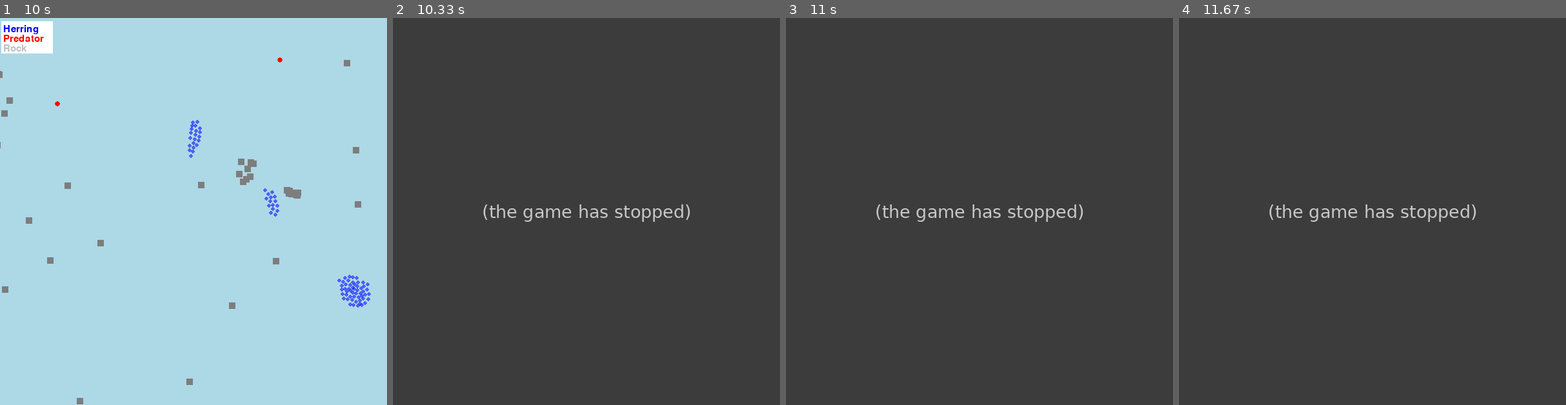
Above: before the commit, frames 1-4 (left to right).
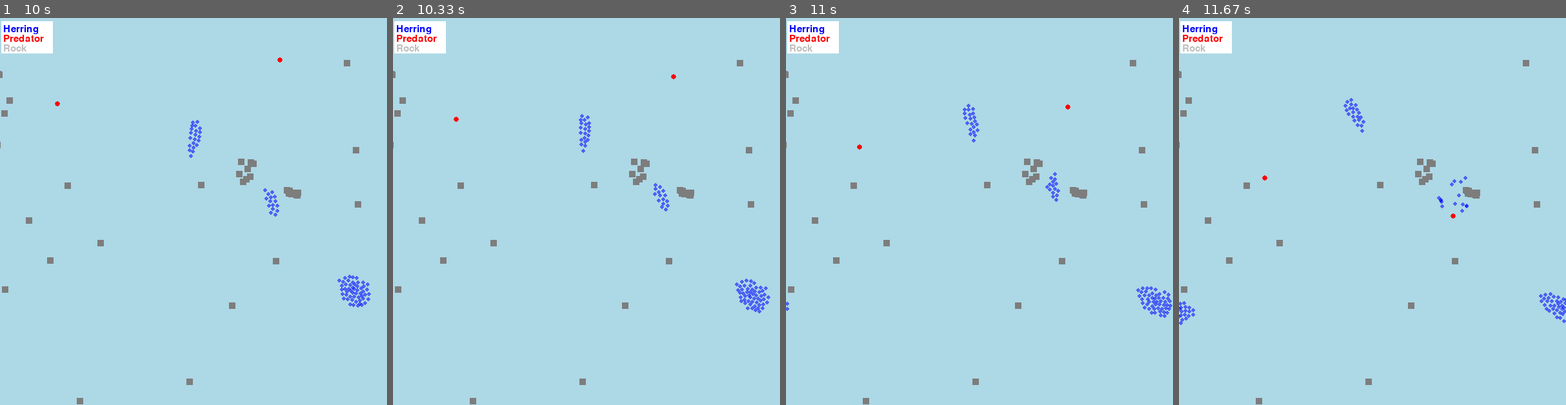
Above: after the commit, the same moments.

Repository: suus-stack/PCA
Game: pygame game, started from code/gamefish.py
Same seed, same stepped clock (60 frames per second), same inputs: the game is played once before the commit and once after it.
Inputs:
- Up to frame 1 (10 s): no input
- Up to frame 2 (10.33 s): no input
- Up to frame 3 (11 s): no input
- Up to frame 4 (11.67 s): no input

Frame 1 is identical in both runs. In frame 2, 100% of the frame differs, in the area x 0-100%, y 0-100%; in frame 3, 100%; in frame 4, 100%.
Before the commit the program exited at 10 s; later frames show no game.

Commit message:
update descriptions

Diff:
--- a/code/boids.py
+++ b/code/boids.py
@@ -32,7 +32,7 @@
         self.nr_predators = nr_predators
         self.nr_rocks = nr_rocks
         self.iterations = 100
-        self.second_flock = True
+        self.second_flock = False
 
         # Centre movement method, negative=repulsion, positive is attraction
         self.attraction_to_center = 0.00008
--- a/code/gamefish.py
+++ b/code/gamefish.py
@@ -76,6 +76,8 @@
             The herring for which the separation vector is determined.
         all_herring: Pygame.sprite.Group
             Group containing all herring entities.
+        boids_influence: Int
+            Indicates if a boid rule is more important.
         """
         # Make needed vectors and counters
         separation_vector = pygame.Vector2(0, 0)
@@ -90,17 +92,17 @@
             alignment_influence = 1
             cohesion_influence = 1
         if boids_influence == 1:
-            separation_influence = 3
+            separation_influence = 5
             alignment_influence = 1
             cohesion_influence = 1
         if boids_influence == 2:
             separation_influence = 1
-            alignment_influence = 3
+            alignment_influence = 5
             cohesion_influence = 1
         if boids_influence == 3:
             separation_influence = 1
             alignment_influence = 1
-            cohesion_influence = 3
+            cohesion_influence = 5
 
         # Finding the herring within separation distance
         for herring in all_herring:
@@ -111,17 +113,17 @@
 
             if herring != self and distance_two_herring != 0 and distance_two_herring < Config.SEPARATION_DISTANCE:
                     # Determine separation vector and add it to the total vector
-                    separation_vector += ((self.position - herring.position) / distance_two_herring) * separation_influence
+                    separation_vector += ((self.position - herring.position) / distance_two_herring)
                     neighbour_herring_separation += 1
 
             if herring != self and distance_two_herring != 0 and distance_two_herring < Config.ALIGNMENT_DISTANCE:
                     # Add direction of the neighbour to the total alignment vector
-                    alignment_vector += herring.velocity * alignment_influence
+                    alignment_vector += herring.velocity
                     neighbour_herring_alignment += 1
 
             if herring != self and distance_two_herring != 0 and distance_two_herring < Config.COHESION_DISTANCE:
                     # Determine the cohesion vector and add it to the total vector
-                    cohesion_vector += ((herring.position - self.position) / distance_two_herring) * cohesion_influence
+                    cohesion_vector += ((herring.position - self.position) / distance_two_herring)
                     neighbour_herring_cohesion += 1
 
         # Calculate average separation-, alignment-, and cohesion vector
@@ -136,7 +138,7 @@
             cohesion_vector = cohesion_vector / neighbour_herring_cohesion
 
         # Determine total vector of all the rules and add it to the velocity
-        self.velocity += (separation_vector + alignment_vector + cohesion_vector)
+        self.velocity += (separation_vector* separation_influence + alignment_vector * alignment_influence + cohesion_vector * cohesion_influence)
 
         # Normalize velocity and multiply by speed to which some variation is added
         self.velocity = self.velocity.normalize() * (Config.HERRING_SPEED + random.uniform(-0.05, 0.05))
@@ -501,7 +503,7 @@
             The distance that determines which neighbouring herring are used for the
             separation rule.
         boids_influence: Int
-            ###
+            Indicates if one boid rule is more important
         """
         self.herring_nr = herring_nr
         self.predator_nr = predator_nr
@@ -885,5 +887,5 @@
     12: The influence of boids rules (int). Default set to 0.
     """
     doctest.testmod()
-    experiment_example = Experiment(100, 2, 20, 10, True, True, False, False, 32, 32, 6, 0)
+    experiment_example = Experiment(100, 2, 20, 30, True, True, False, False, 32, 32, 6, 0)
     return_values = experiment_example.run()
